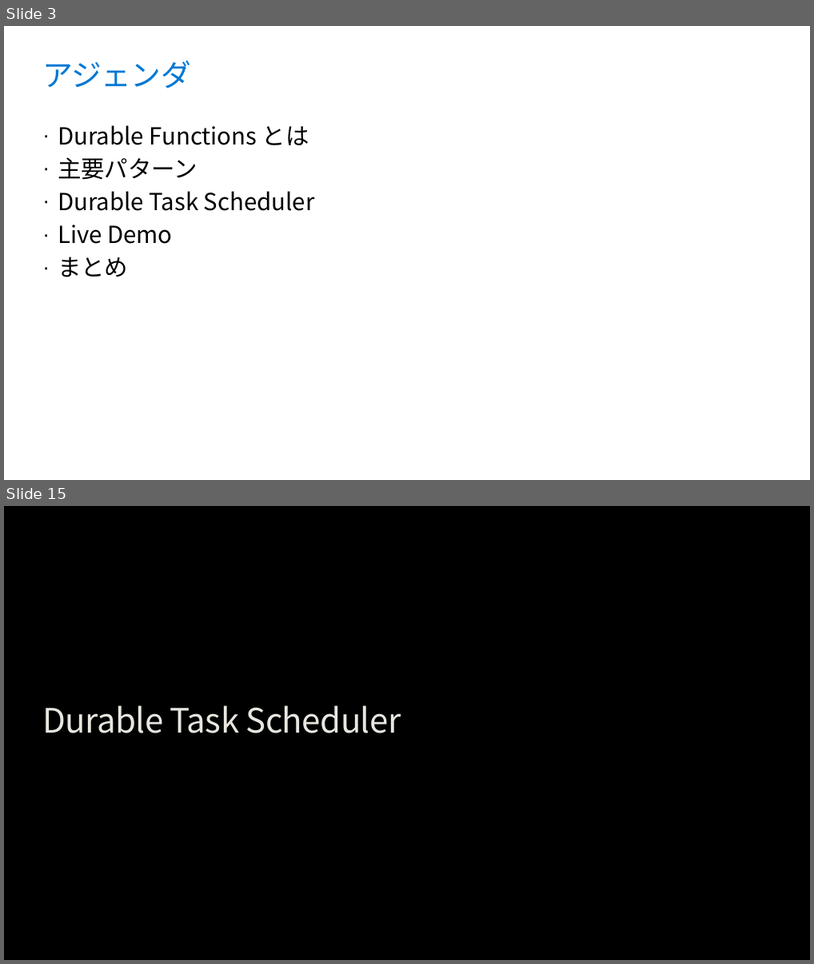
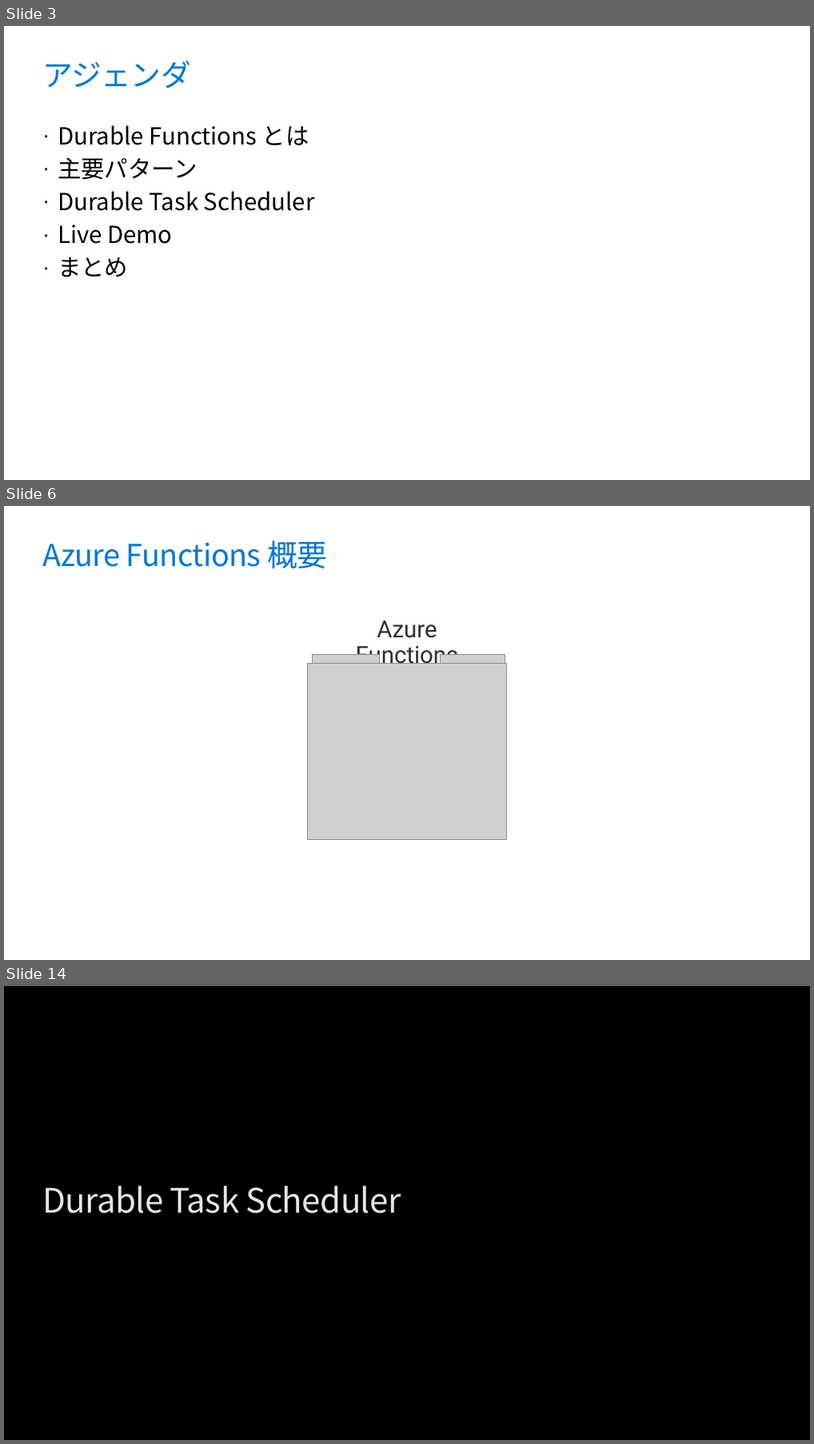
Before and after one commit to runceel/yonayona-durable, a slide deck: slides/slides.pptx. Shown one above the other, each under a label of ours: slides 3 and 15 before the commit, slides 3, 6 and 14 after it; the slides between them are not shown. The pictures are 814x964 and 814x1444 pixels, drawn with LibreOffice and Linux fonts; fonts in the diff are those of the drawing; grey boxes stand for pictures; background and template pictures are left out. Boxes give left, top, right and bottom in pixels: in the first picture for what was removed or moved away, otherwise in the second. Text is boxed around its words. In the diff, an @@ line names an element or a change of style, - is before the commit and + after.

```diff
--- a/slides/slides.pptx
+++ b/slides/slides.pptx
@@ slide 6 added at <box>4,506,810,960</box>, background #FFFFFF @@
@@ title added at <box>43,540,328,568</box>, 36 pt, text #0078D4 @@
+Azure Functions 概要
@@ text added at <box>356,620,459,664</box>, 28 pt, text #2F2F2F @@
+Azure Functions
@@ picture added at <box>308,664,507,840</box> @@
@@ picture added at <box>312,654,379,839</box> @@
@@ picture added at <box>440,654,505,839</box> @@
@@ what was slide 15 is now slide 14 @@
```
Also in this commit, not shown: 5 slides changed, 6 other slides added, 8 slides removed.
